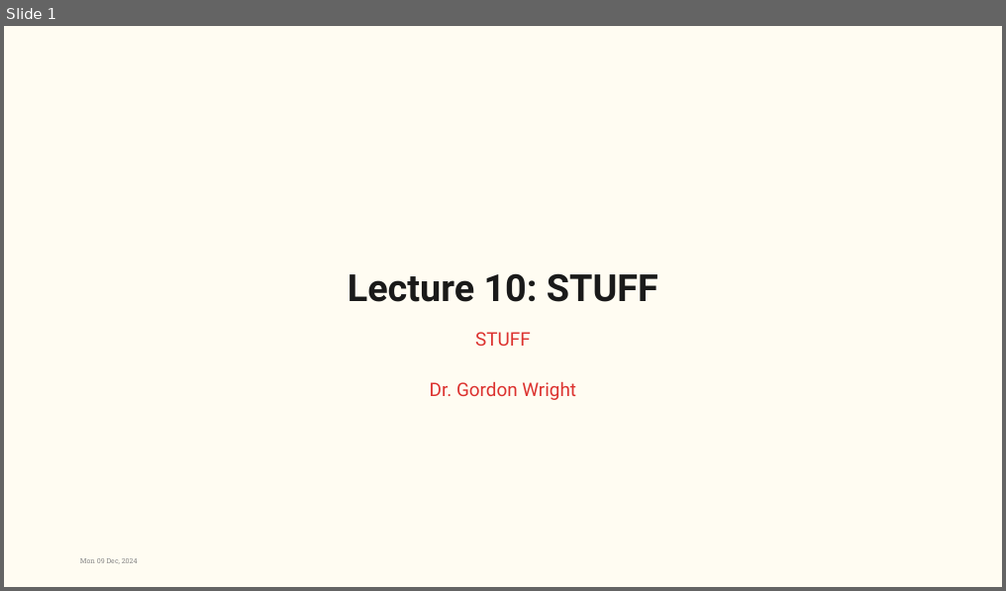
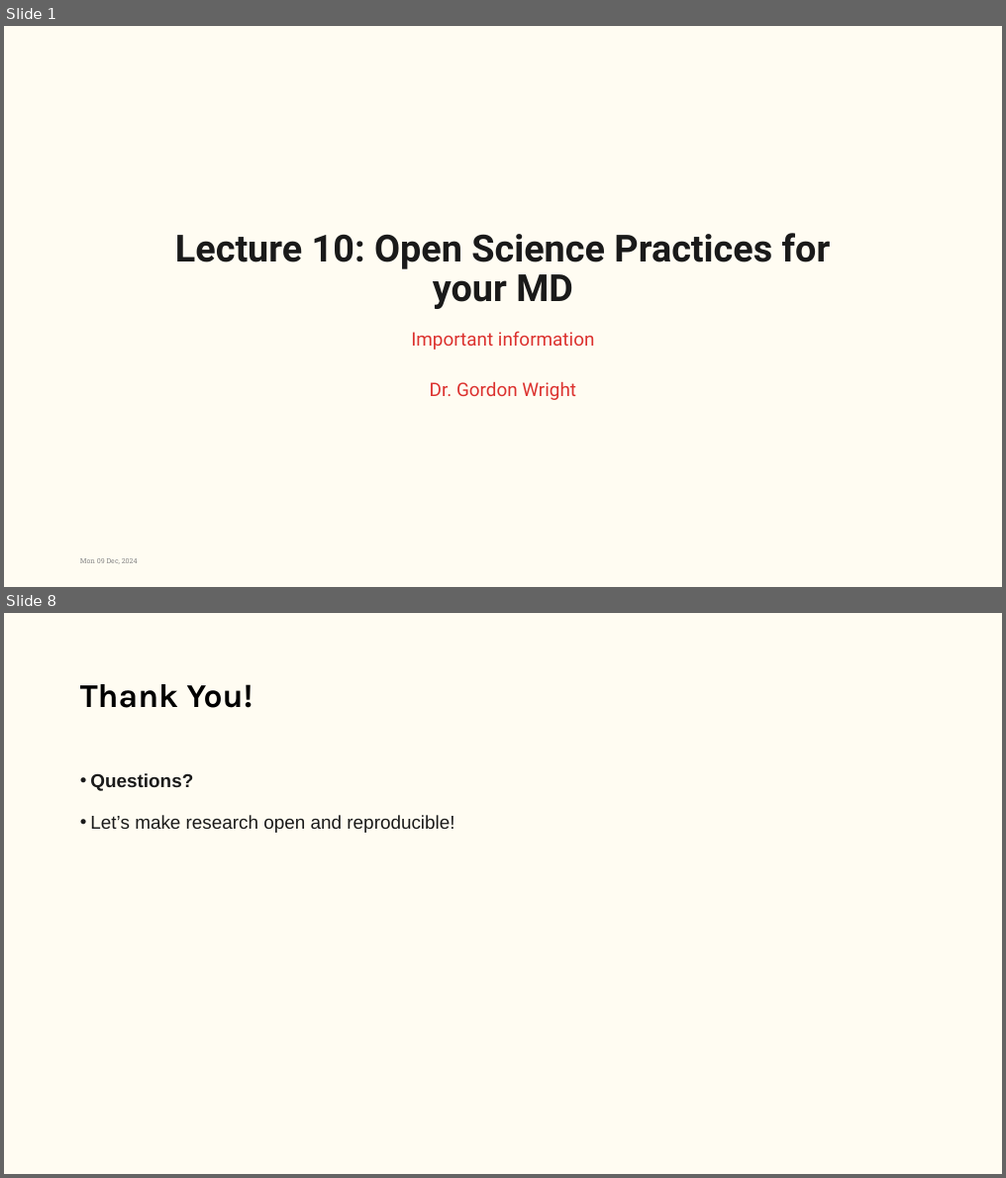
Before and after one commit to LittleMonkeyLab/PS52007Dslides, a slide deck: week10/lecture.pptx. Shown one above the other, each under a label of ours: slide 1 before the commit, slides 1 and 8 after it; the slides between them are not shown. The pictures are 1006x591 and 1006x1178 pixels, drawn with LibreOffice and Linux fonts; fonts in the diff are those of the drawing; background and template pictures are left out. Boxes give left, top, right and bottom in pixels: in the first picture for what was removed or moved away, otherwise in the second. Text is boxed around its words. In the diff, an @@ line names an element or a change of style, - is before the commit and + after.

```diff
--- a/week10/lecture.pptx
+++ b/week10/lecture.pptx
@@ slide 8 added at (4, 613, 1002, 1174), background #FFFCF2 @@
@@ title added at (80, 684, 253, 708), 32 pt, text #000000, bold @@
+Thank You!
@@ text added at (90, 773, 454, 833), 18 pt, text #1A1A1A @@
+• Questions?
+• Let’s make research open and reproducible!
@@ slide 1 changed as well @@
@@ title at (175, 233, 831, 309): text changed @@
-Lecture 10: STUFF
+Lecture 10: Open Science Practices for your MD
@@ subtitle at (411, 331, 595, 400): text changed @@
-STUFF
-Dr. Gordon Wright
+Important information
+Dr. Gordon Wright
```
Also in this commit, not shown: 6 other slides added, 20 slides removed, 45 other files.
